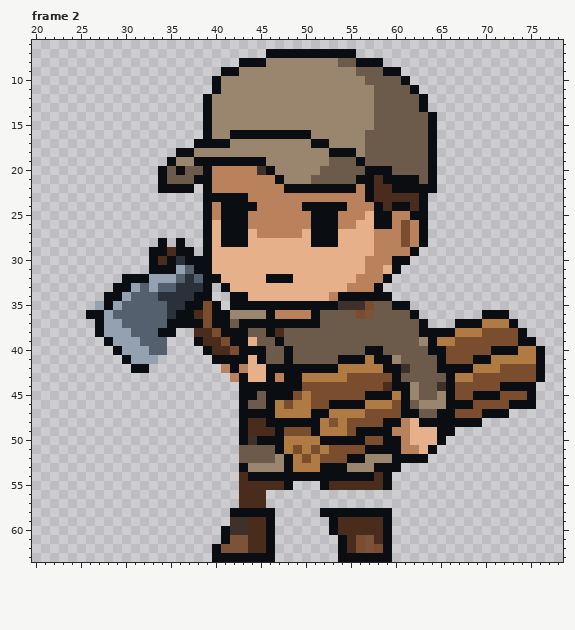
One commit to this pixel-art file: ArtSource/LocalEnemies/BarricadeVillager_AutoAttack.aseprite. The picture above was drawn from the file before the commit.
96x64 pixels, 8 frames. Shown: frame 2: x 20..78, y 6..63. The commit also changed other frames, which this record leaves out.
After:
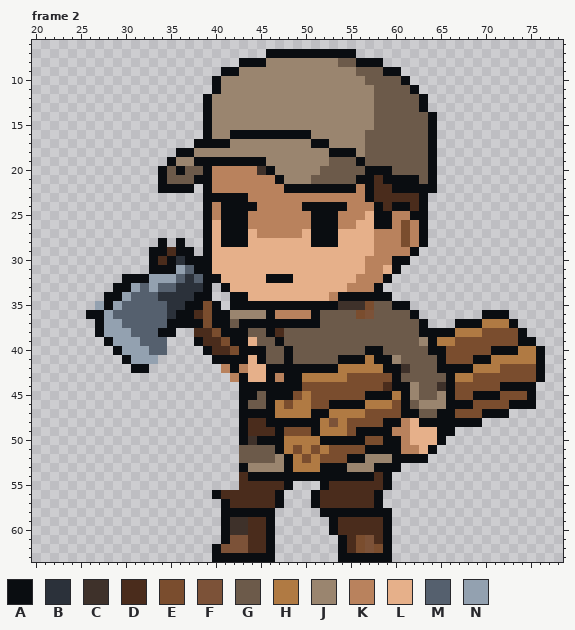
Palette (. is transparent): A #0a0d11  B #2b313a  C #3e312a  D #4a2c1c  E #7a4d2e  F #7c5238  G #6c5a4a  H #b07a43  J #9a856f  K #b9825d  L #e6b08a  M #55606e  N #93a1b0
The exact change:
{"where": "frame 2"}
{"frame":2,"y":56,"x":40,"old":"...","new":"ADD"}
{"frame":2,"y":56,"x":46,"old":"..","new":"DA"}
{"frame":2,"y":56,"x":51,"old":"........","new":"ADDDDDDA"}
{"frame":2,"y":57,"x":41,"old":"..","new":"AD"}
{"frame":2,"y":57,"x":46,"old":"..","new":"DA"}
{"frame":2,"y":57,"x":51,"old":"........","new":"ADDDDDDA"}
{"frame":2,"y":58,"x":41,"old":".","new":"A"}
{"frame":2,"y":59,"x":41,"old":".","new":"A"}
